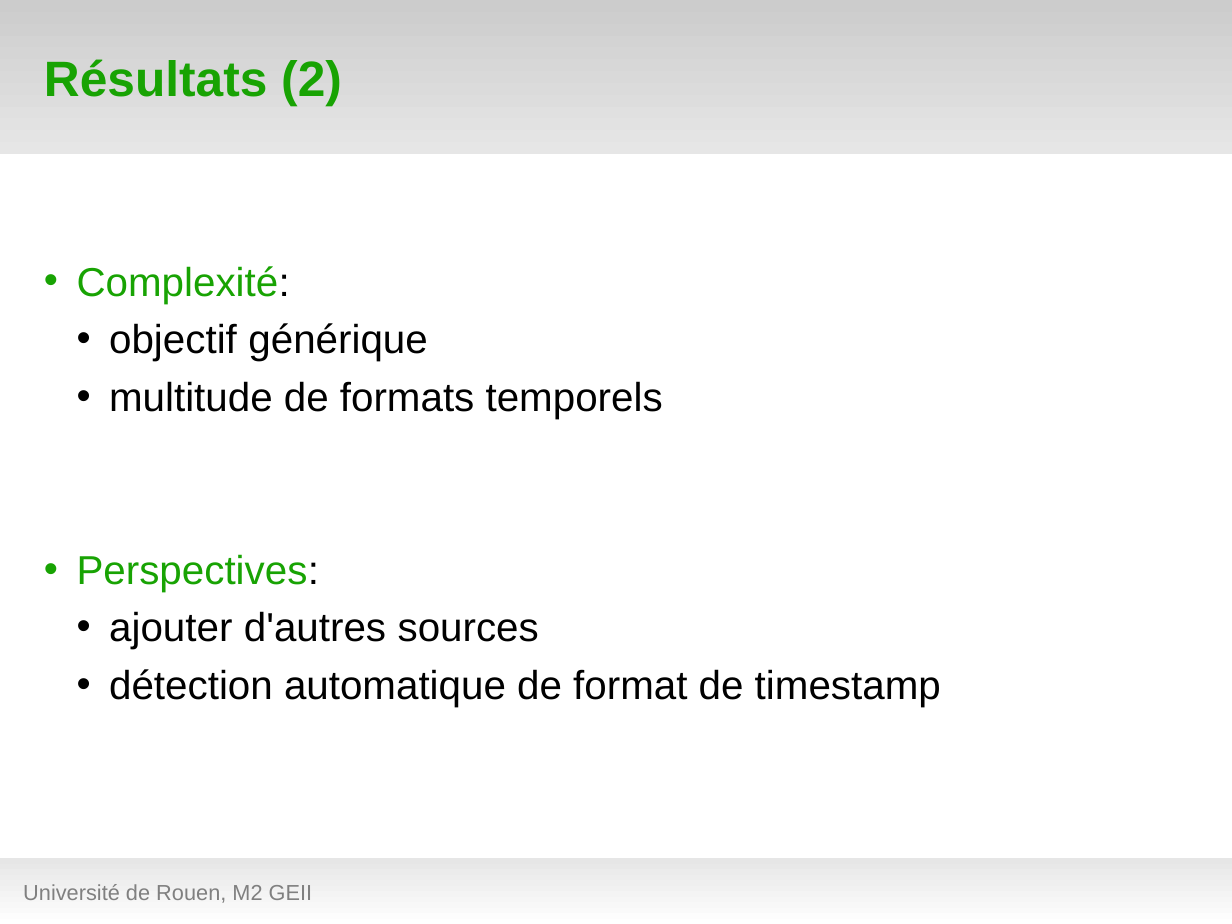
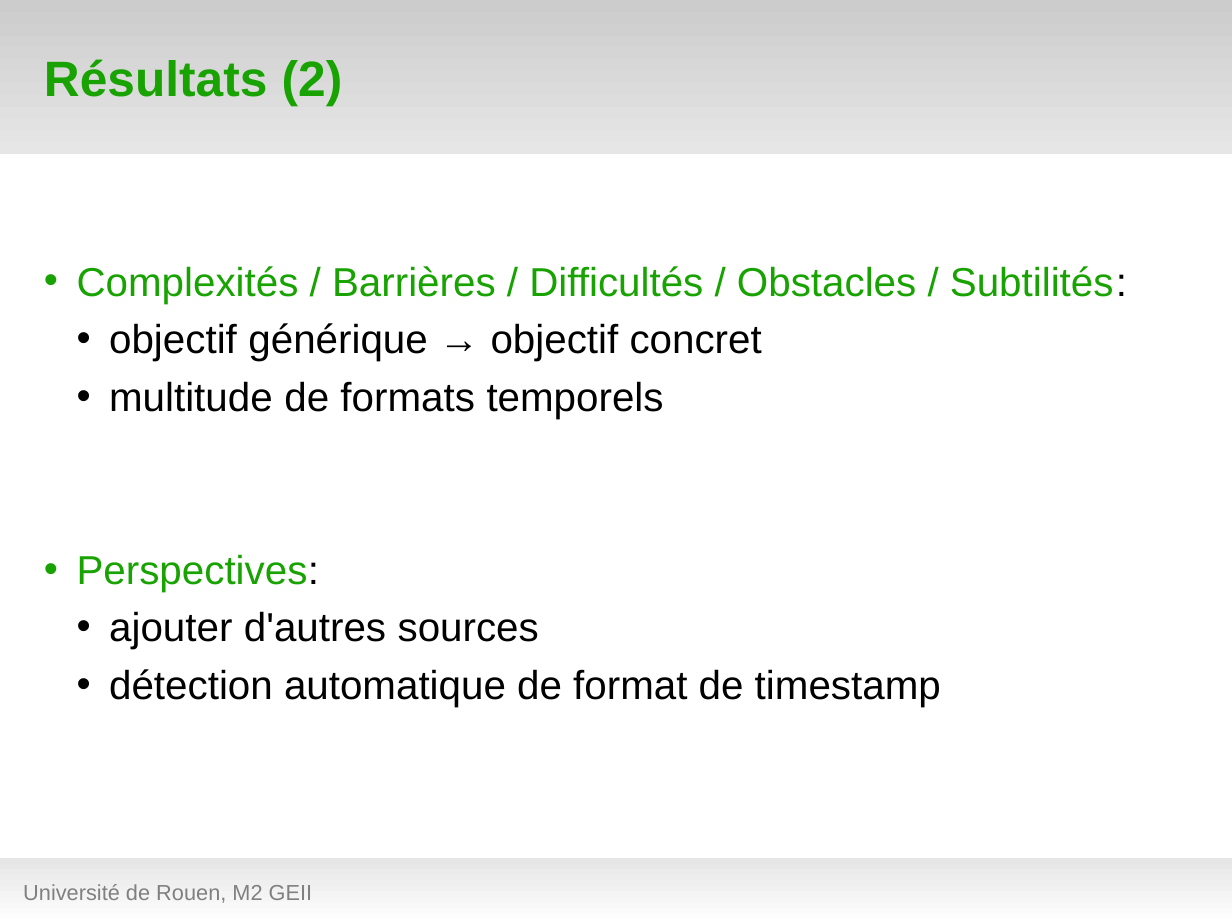
Before and after one commit to hanzenok/dataexp, a slide deck: slide 21 of presentation/test_green9.odp (slide 22 before the commit). Drawn at 1232x924 pixels with LibreOffice and Linux fonts; fonts in the diff are those of the drawing; background and template pictures are left out. Boxes give left, top, right and bottom in pixels: in the first picture for what was removed or moved away, otherwise in the second. Text is boxed around its words. In the diff, an @@ line names an element or a change of style, - is before the commit and + after.

```diff
--- a/presentation/test_green9.odp
+++ b/presentation/test_green9.odp
@@ text at bbox=[77, 266, 1127, 361]: text changed; text colour #000000 to #18A303 @@
-• Complexité:
-  • objectif générique
+• Complexités / Barrières / Difficultés / Obstacles / Subtilités:
+  • objectif générique → objectif concret
```
Also in this commit, not shown: 7 other slides changed, 1 slide added, 1 slide removed, 6 other files.
